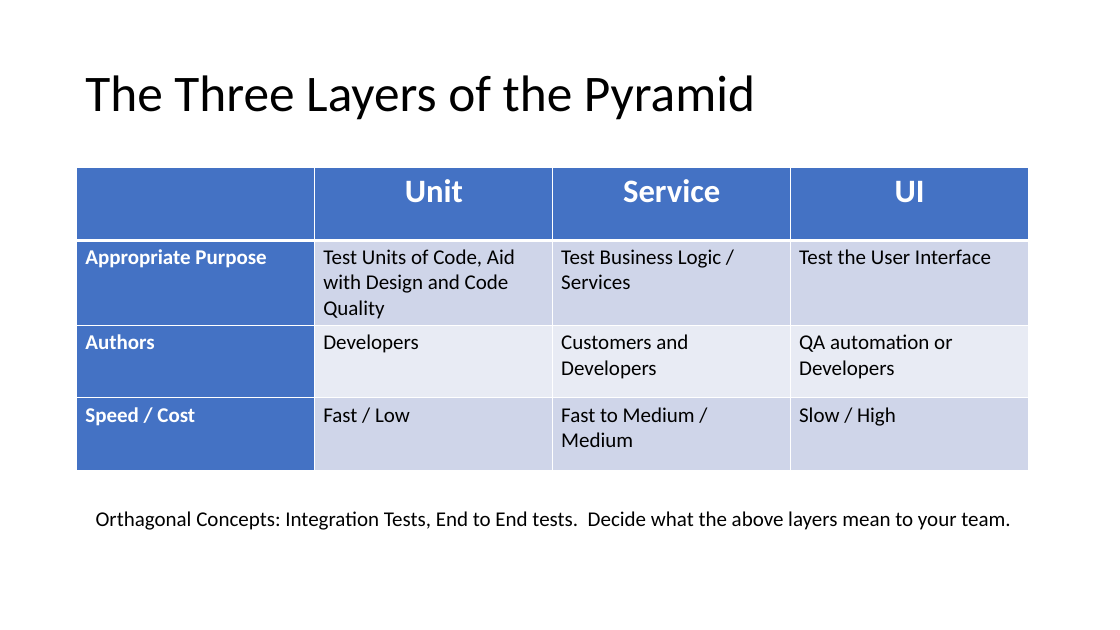
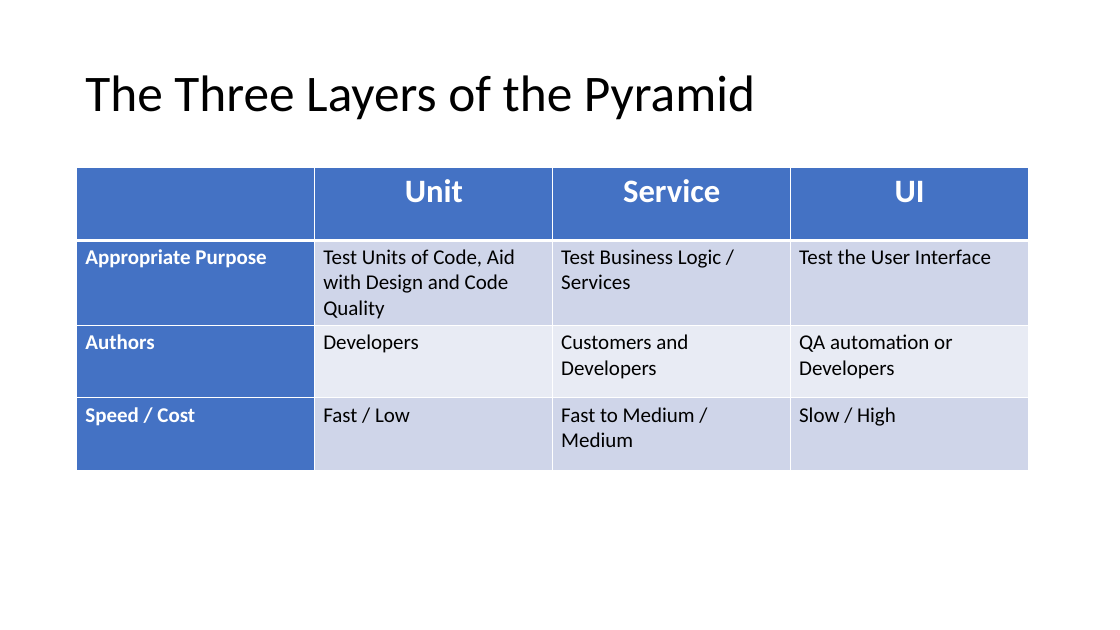
Before and after one commit to weaverj/testpyramidexample, a slide deck: slide 4 of Test Pyramid Presentation.pptx. Drawn at 1120x630 pixels with LibreOffice and Linux fonts; fonts in the diff are those of the drawing; background and template pictures are left out. Boxes give left, top, right and bottom in pixels: in the first picture for what was removed or moved away, otherwise in the second. Text is boxed around its words. In the diff, an @@ line names an element or a change of style, - is before the commit and + after.

```diff
--- a/Test Pyramid Presentation.pptx
+++ b/Test Pyramid Presentation.pptx
@@ text removed at box(96, 511, 1010, 530) @@
-Orthagonal Concepts: Integration Tests, End to End tests. Decide what the above layers mean to your team.
```
Also in this commit, not shown: 4 other slides changed, 2 slides added, 4 slides removed.
